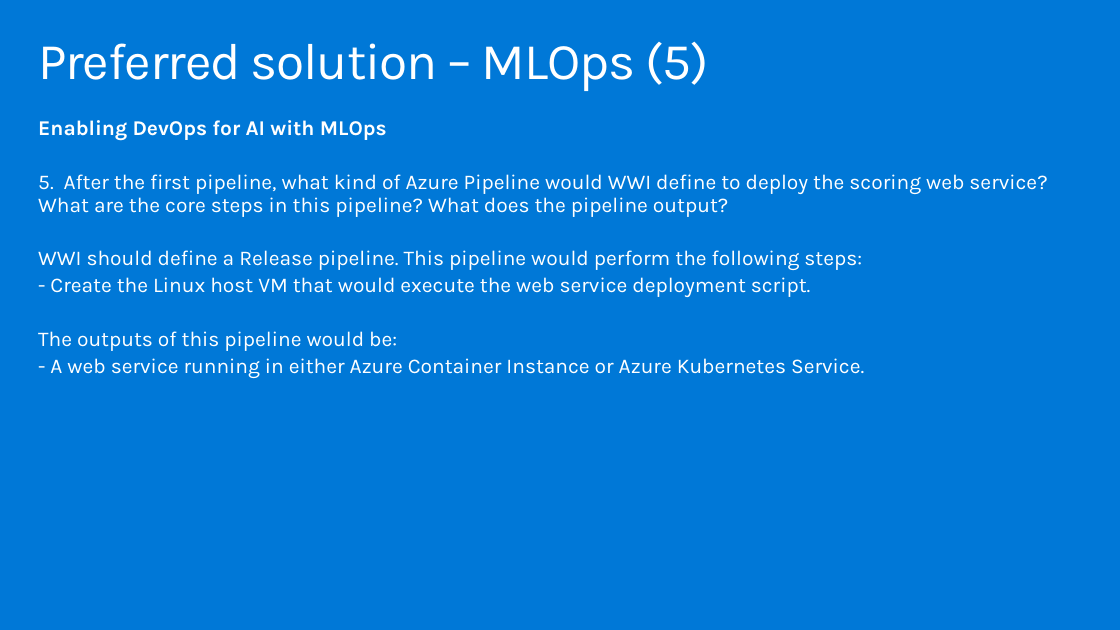
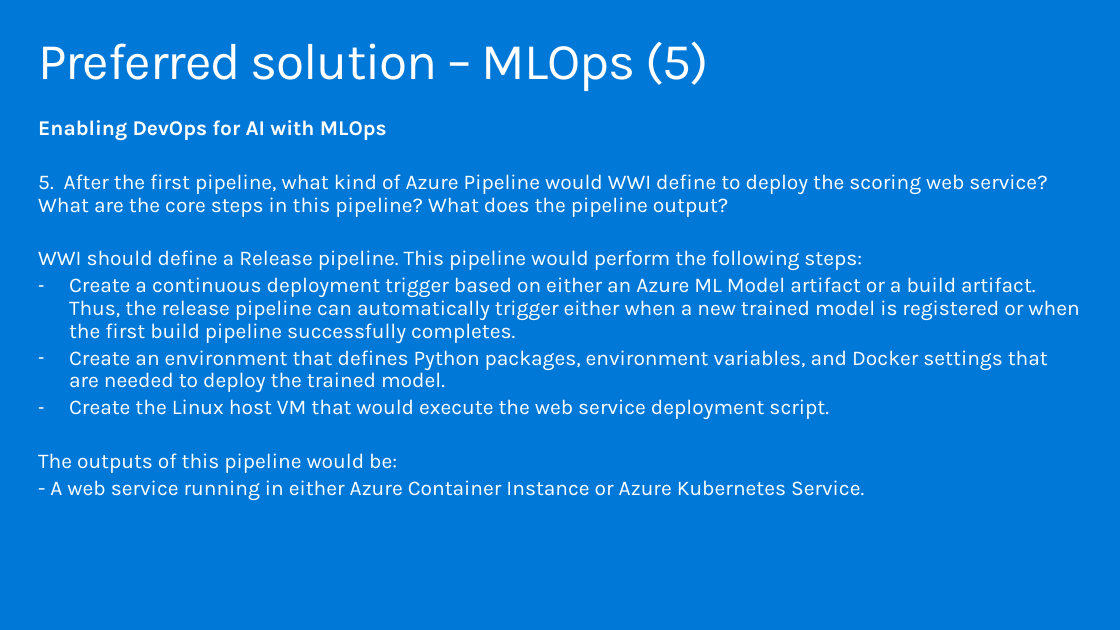
Before and after one commit to tgokal/MCW-ML-Ops, a slide deck: slide 23 of Whiteboard design session/WDS trainer presentation - MLOps.pptx. Drawn at 1120x630 pixels with LibreOffice and Linux fonts; fonts in the diff are those of the drawing. Boxes give left, top, right and bottom in pixels: in the first picture for what was removed or moved away, otherwise in the second. Text is boxed around its words. In the diff, an @@ line names an element or a change of style, - is before the commit and + after.

```diff
--- a/Whiteboard design session/WDS trainer presentation - MLOps.pptx
+++ b/Whiteboard design session/WDS trainer presentation - MLOps.pptx
@@ text at bbox=[69, 277, 1079, 419]: text changed @@
-- Create the Linux host VM that would execute the web service deployment script.
+– Create a continuous deployment trigger based on either an Azure ML Model artifact or a build artifact. Thus, the release pipeline can automatically trigger either when a new trained model is registered or when the first build pipeline successfully completes.
+– Create an environment that defines Python packages, environment variables, and Docker settings that are needed to deploy the trained model.
+– Create the Linux host VM that would execute the web service deployment script.
```
Also in this commit, not shown: 1 other slide changed, 2 other files.
